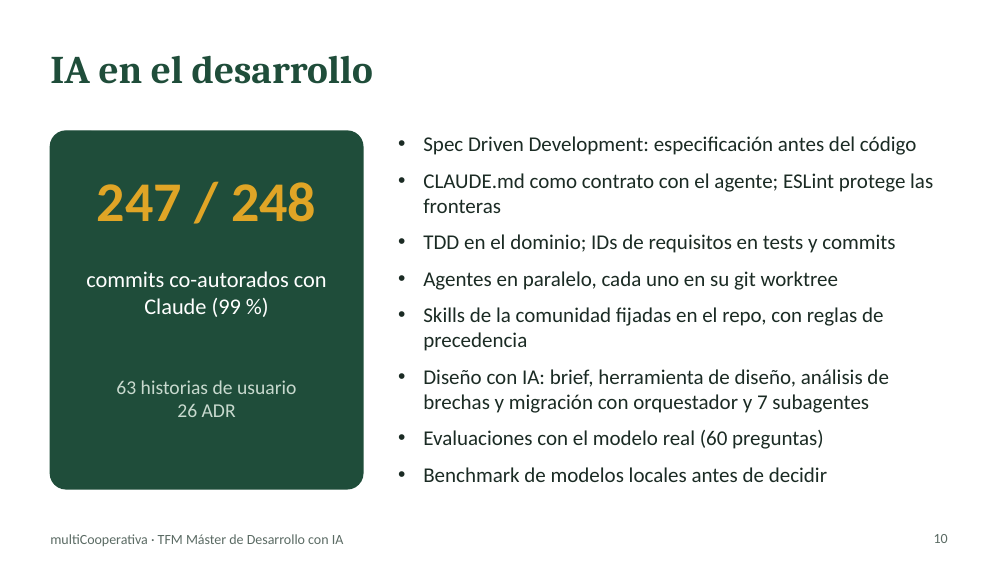
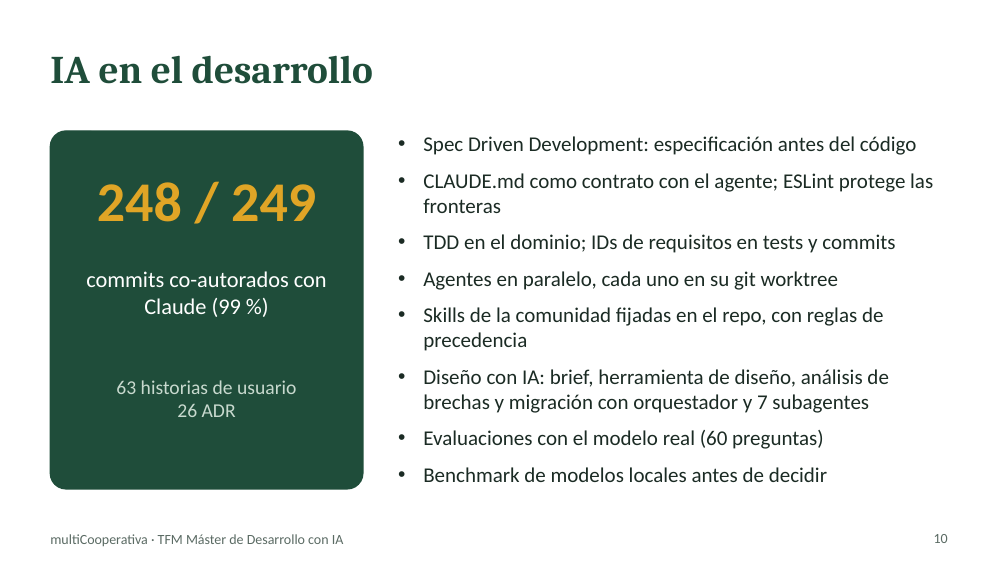
Before and after one commit to chaparro2001/multiCooperativa, a slide deck: slide 10 of docs/slides/multicooperativa-tfm.pptx. Drawn at 1008x567 pixels with LibreOffice and Linux fonts; fonts in the diff are those of the drawing. Boxes give left, top, right and bottom in pixels: in the first picture for what was removed or moved away, otherwise in the second. Text is boxed around its words. In the diff, an @@ line names an element or a change of style, - is before the commit and + after.

```diff
--- a/docs/slides/multicooperativa-tfm.pptx
+++ b/docs/slides/multicooperativa-tfm.pptx
@@ text at (x1=97, y1=182, x2=316, y2=222): text changed @@
-247 / 248
+248 / 249
```
Also in this commit, not shown: 1 other slide changed, 2 other files.
